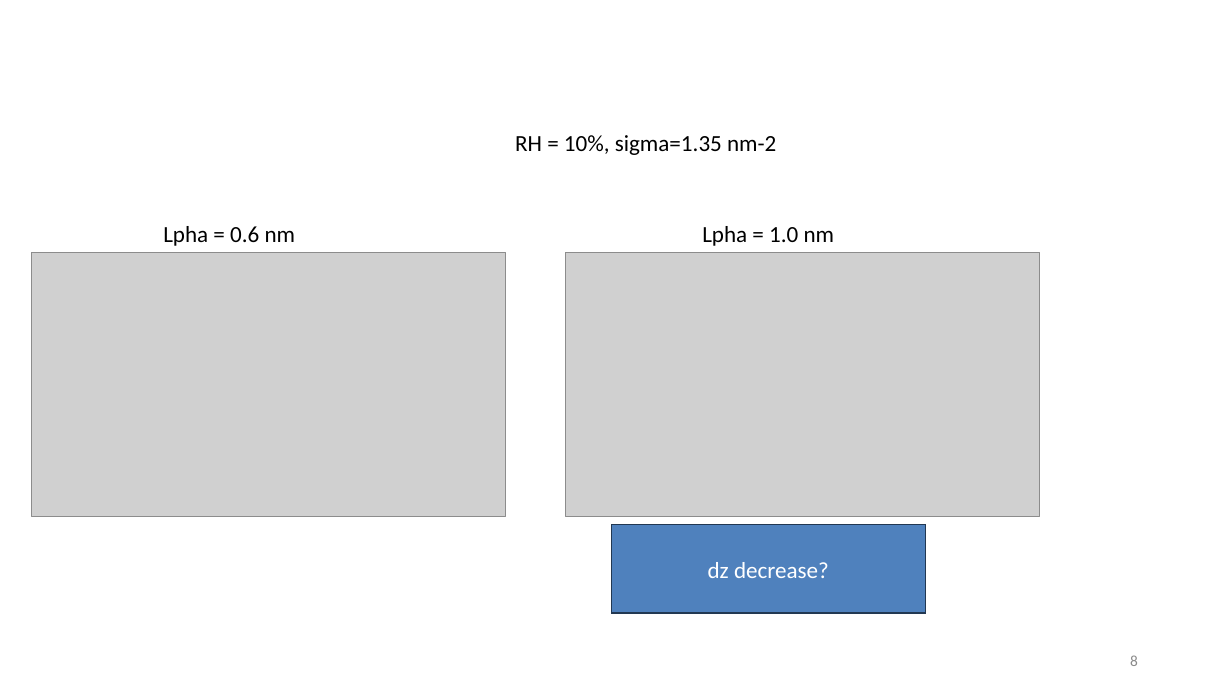
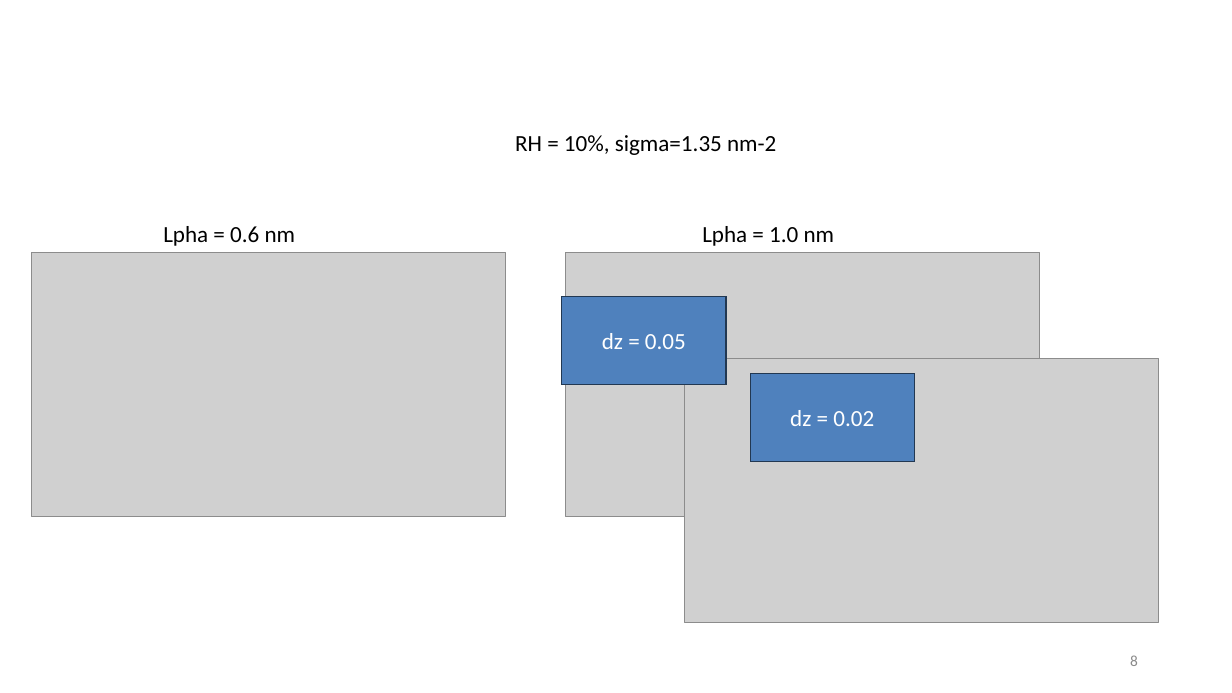
Before and after one commit to tyokokur/presentations, a slide deck: slide 8 of NAF.pptx. Drawn at 1232x693 pixels with LibreOffice and Linux fonts; fonts in the diff are those of the drawing; grey boxes stand for pictures; background and template pictures are left out. Boxes give left, top, right and bottom in pixels: in the first picture for what was removed or moved away, otherwise in the second. Text is boxed around its words. In the diff, an @@ line names an element or a change of style, - is before the commit and + after.

Commit message:
autocommit

```diff
--- a/NAF.pptx
+++ b/NAF.pptx
@@ rectangle added at bbox=[562, 297, 726, 384], fill #4F81BD, outline #233953 1 pt, 18 pt, text #FFFFFF @@
+dz = 0.05
@@ picture added at bbox=[685, 359, 1159, 623] @@
@@ rectangle "dz = 0.02": place and size @@
-rectangle "dz = 0.02" at bbox=[612, 525, 926, 613]
+rectangle "dz = 0.02" at bbox=[750, 373, 915, 461]
@@ text in rectangle at bbox=[790, 410, 874, 426]: text changed @@
-dz decrease?
+dz = 0.02
```
